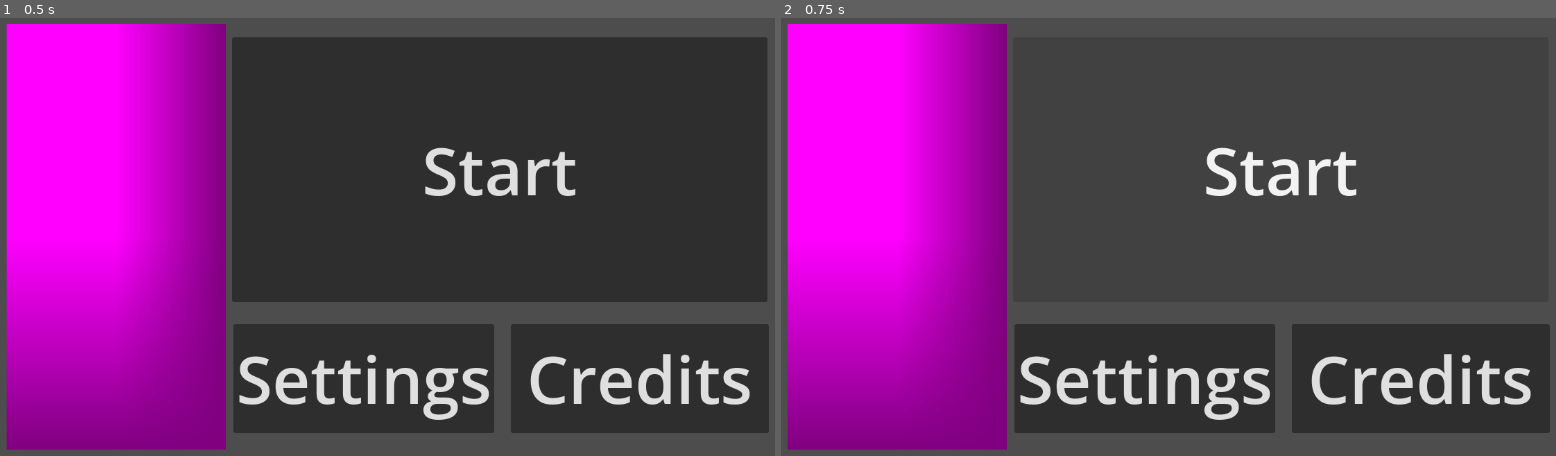
Above: before the commit, frames 1-2 (left to right).
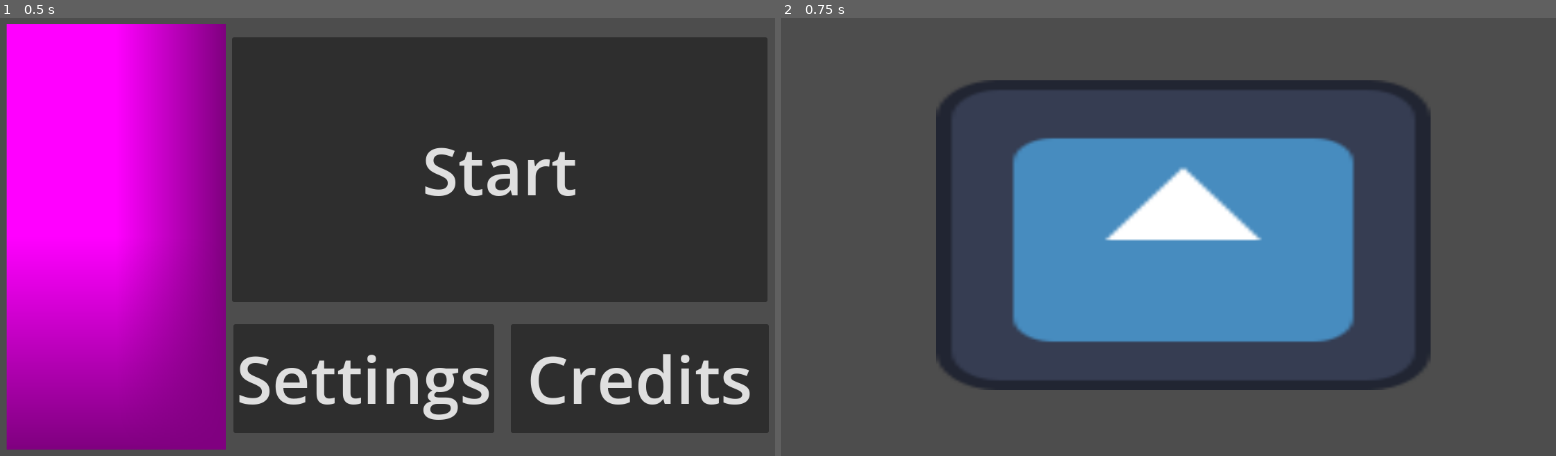
Above: after the commit, the same moments.

Repository: SpeedSage13/V.E.S.L
Game: Godot game, scene res://Start Screen Testing/Start Screen.tscn
Same seed, same stepped clock (60 frames per second), same inputs: the game is played once before the commit and once after it. The engine's default icon, where the game draws it, is replaced by a stand-in: a white triangle on a blue panel in a dark square.
Inputs:
- Up to frame 1 (0.5 s): no input
- Up to frame 2 (0.75 s): click "Start" at 0.5 s

Frame 1 is identical in both runs. In frame 2, 64% of the frame differs, in the area x 0-100%, y 1-99%.

Commit message:
Working start screen

Diff:
--- a/v.e.s.l/Start Screen Testing/Start Screen.tscn
+++ b/v.e.s.l/Start Screen Testing/Start Screen.tscn
@@ -46,3 +46,5 @@
 position = Vector2(167.875, 325.87503)
 scale = Vector2(316.25, 614.25006)
 texture = SubResource("PlaceholderTexture2D_vb51e")
+
+[connection signal="pressed" from="Start" to="Start" method="_on_start_pressed"]
--- a/v.e.s.l/Start Screen Testing/button.gd
+++ b/v.e.s.l/Start Screen Testing/button.gd
@@ -7,8 +7,9 @@
 
 
 # Called every frame. 'delta' is the elapsed time since the previous frame.
-func _process(delta: float) -> void:
+func _process(_delta: float) -> void:
 	pass
-func _on_button_pressed():
+
+func _on_start_pressed():
 	print("hello world")
 	get_tree().change_scene_to_file("res://Start Screen Testing/TestScene.tscn")
